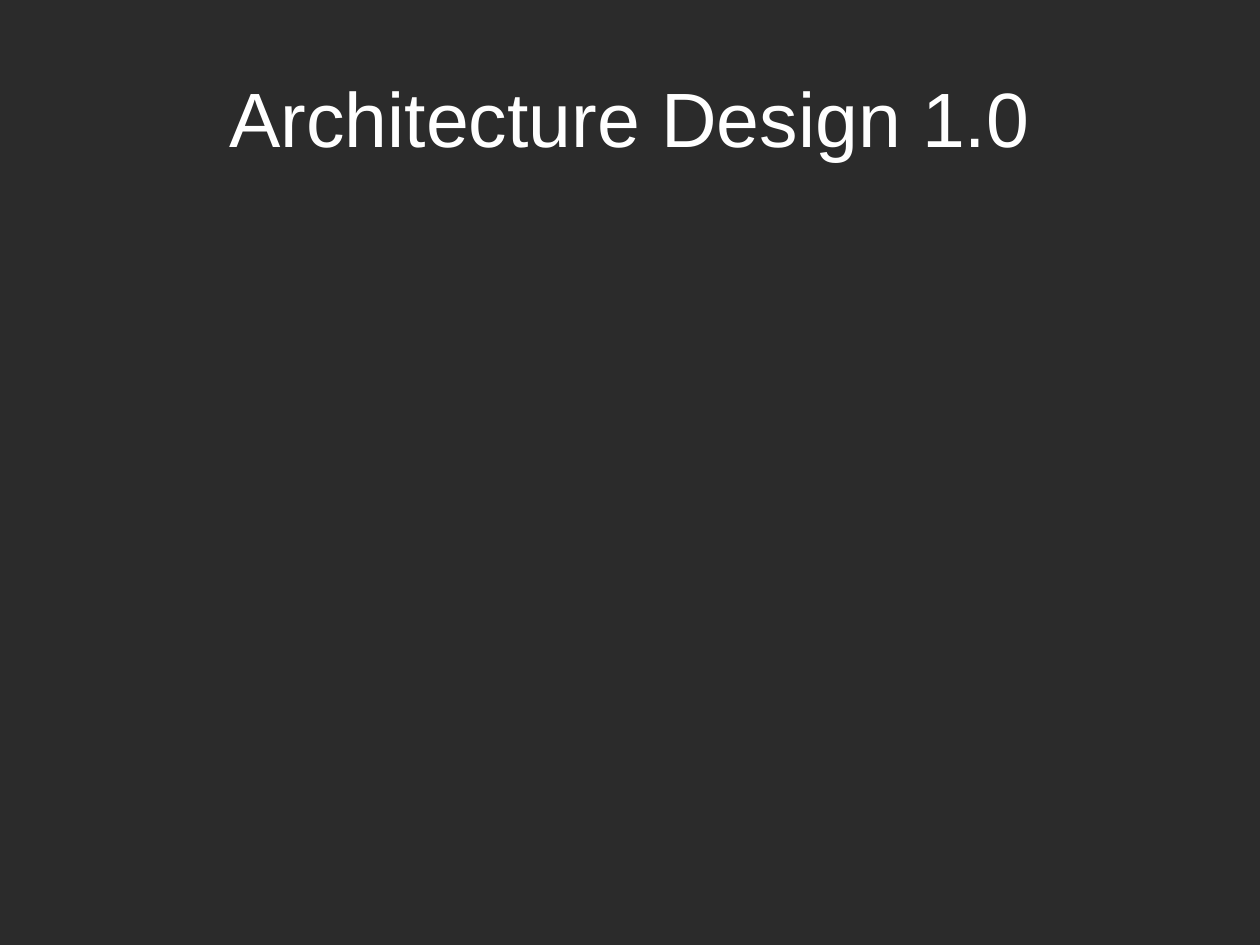
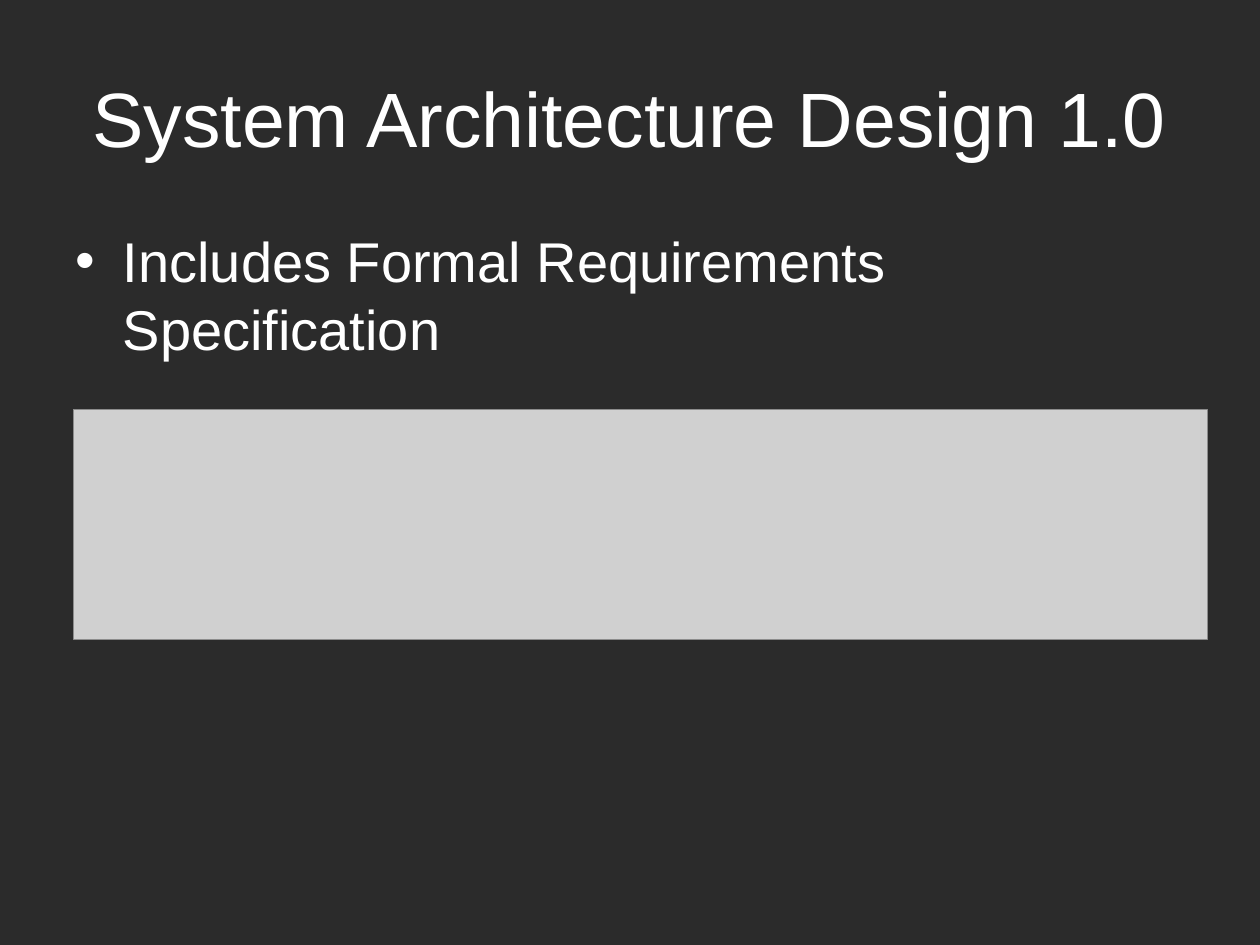
Before and after one commit to k0emt/macts, a slide deck: slide 9 of portfolio/PresentationElaboration.pptx (slide 7 before the commit). Drawn at 1260x945 pixels with LibreOffice and Linux fonts; fonts in the diff are those of the drawing; grey boxes stand for pictures; background and template pictures are left out; a plain dark background stands for a picture behind light text. Boxes give left, top, right and bottom in pixels: in the first picture for what was removed or moved away, otherwise in the second. Text is boxed around its words. In the diff, an @@ line names an element or a change of style, - is before the commit and + after.

```diff
--- a/portfolio/PresentationElaboration.pptx
+++ b/portfolio/PresentationElaboration.pptx
@@ title at bbox=[92, 91, 1166, 162]: text changed @@
-Architecture Design 1.0
+System Architecture Design 1.0
@@ text added at bbox=[123, 241, 886, 360], 32 pt, text #FFFFFF @@
+• Includes Formal Requirements Specification
@@ picture added at bbox=[73, 410, 1207, 639] @@
```
Also in this commit, not shown: 7 other slides changed, 1 slide added, 1 slide removed, 5 other files.
